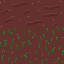
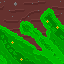
Comparing the layer stacks of the two (64, 64) images. Changes:
removed layer "specs" over (0, 1, 63, 63)
painted on "Background" over (0, 1, 64, 64)
